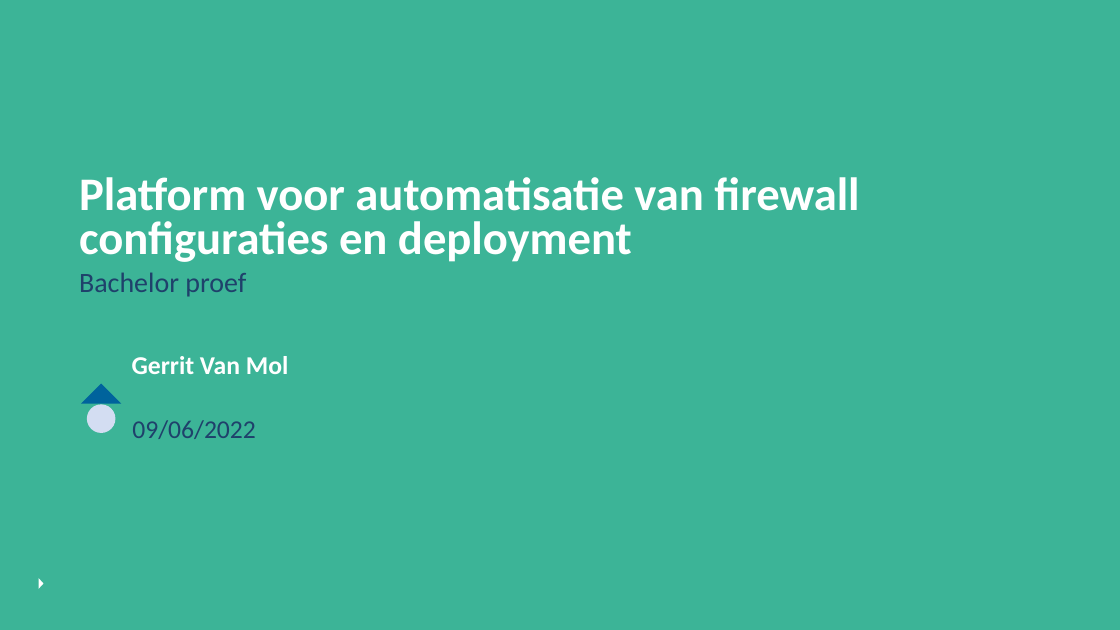
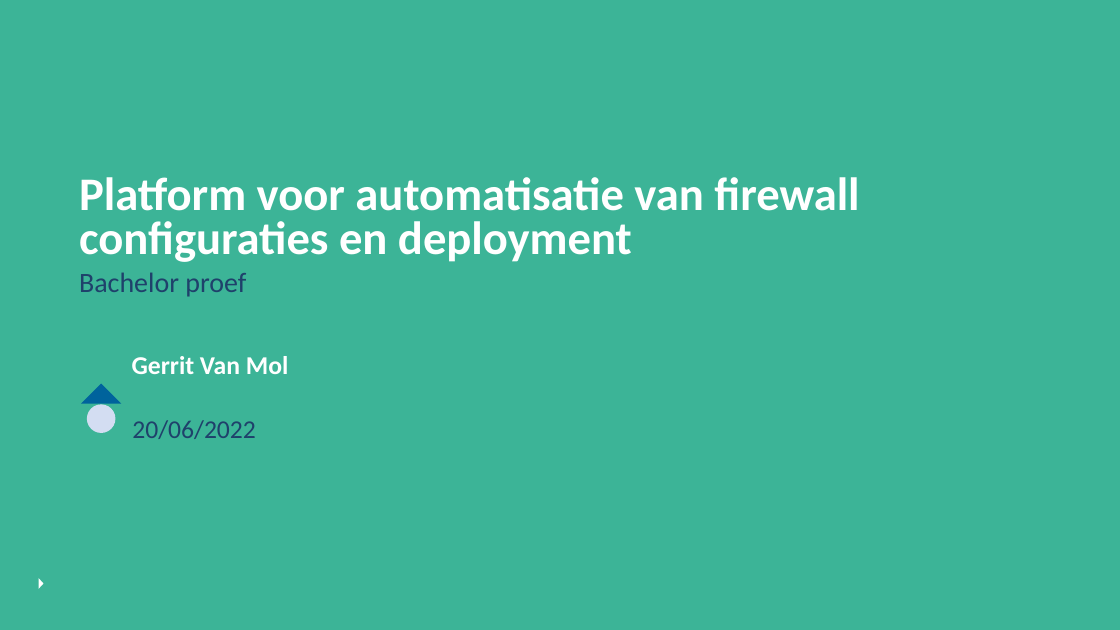
Before and after one commit to GerritVanMol/FirewallDeploymentPlatform, a slide deck: slide 2 of Documents/BachelorProef_VanMol_Gerrit_Verdediging.pptx. Drawn at 1120x630 pixels with LibreOffice and Linux fonts; fonts in the diff are those of the drawing; background and template pictures are left out. Boxes give left, top, right and bottom in pixels: in the first picture for what was removed or moved away, otherwise in the second. Text is boxed around its words. In the diff, an @@ line names an element or a change of style, - is before the commit and + after.

Commit message:
update PPT

```diff
--- a/Documents/BachelorProef_VanMol_Gerrit_Verdediging.pptx
+++ b/Documents/BachelorProef_VanMol_Gerrit_Verdediging.pptx
@@ text at box(132, 420, 256, 439): text changed @@
-09/06/2022
+20/06/2022
```
Also in this commit, not shown: 3 other slides changed, 1 other file.
